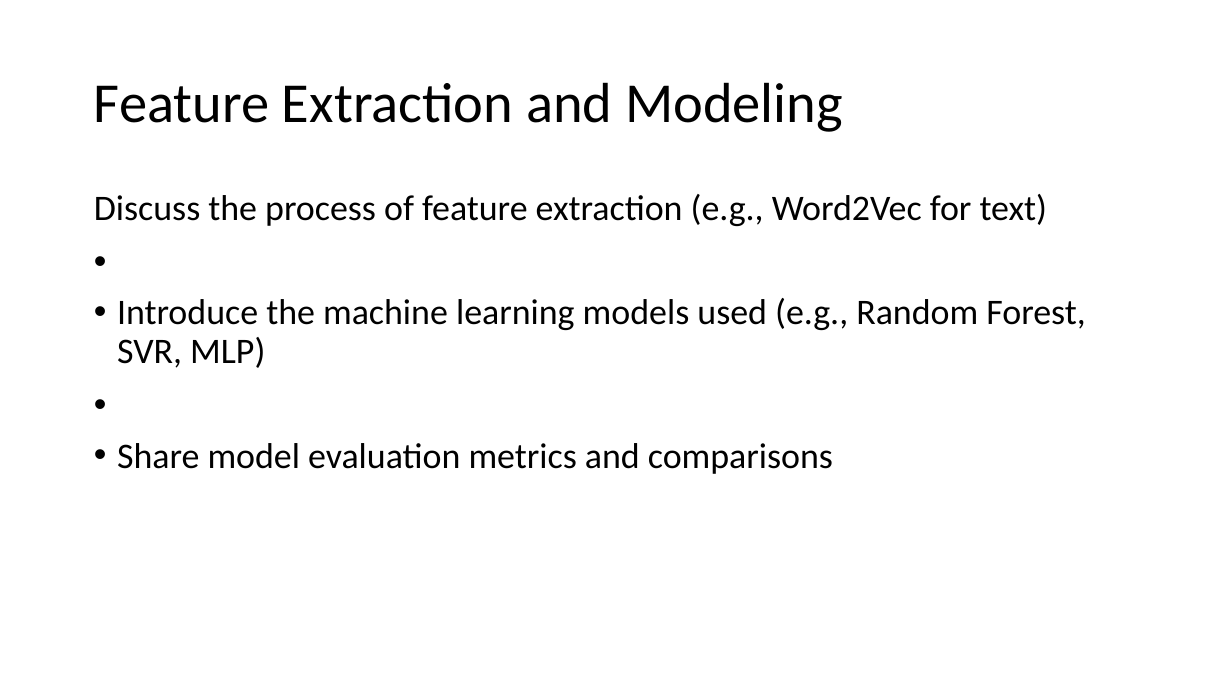
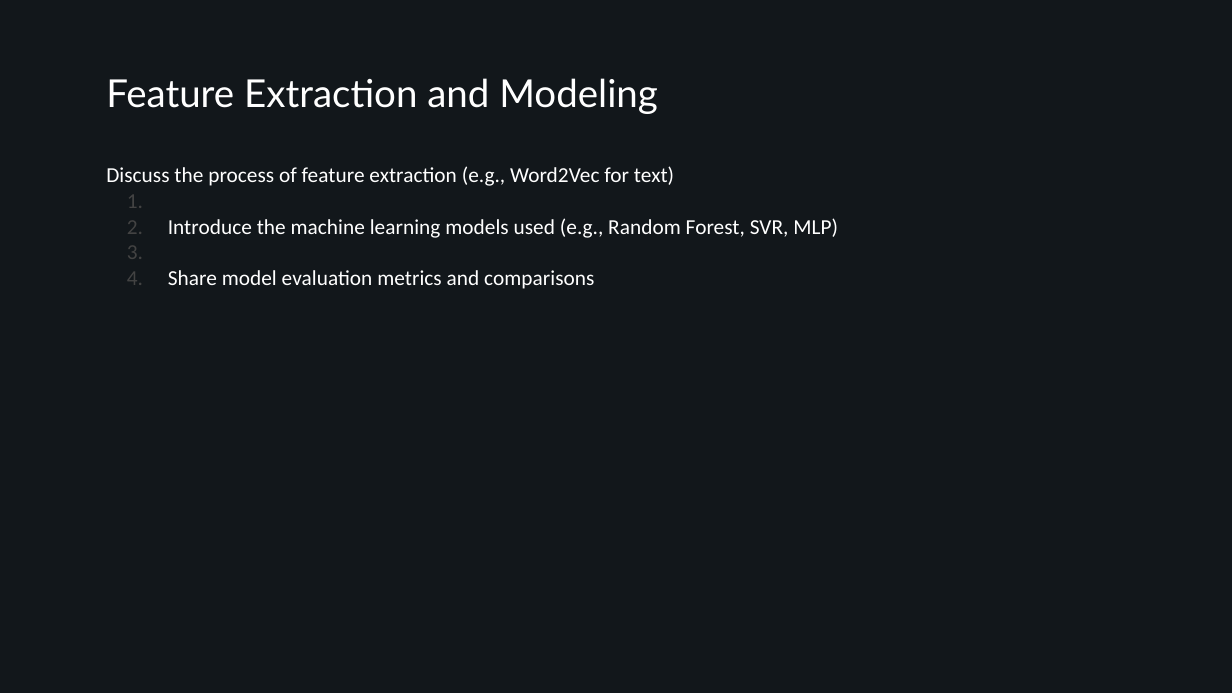
Before and after one commit to AndreaAlberti07/Amazon-books-reviews-ML, a slide deck: slide 13 of presentation/Presentation.pptx (slide 7 before the commit). Drawn at 1232x693 pixels with LibreOffice and Linux fonts; fonts in the diff are those of the drawing; background and template pictures are left out. Boxes give left, top, right and bottom in pixels: in the first picture for what was removed or moved away, otherwise in the second. Text is boxed around its words. In the diff, an @@ line names an element or a change of style, - is before the commit and + after.

```diff
--- a/presentation/Presentation.pptx
+++ b/presentation/Presentation.pptx
@@ background #FFFFFF to #12171B @@
@@ title "Feature Extraction and Modeling": place and size @@
-title "Feature Extraction and Modeling" at (94, 82, 843, 132)
+title "Feature Extraction and Modeling" at (106, 78, 658, 114)
@@ title "Feature Extraction and Modeling" at (106, 78, 658, 114): size 44 to 30 pt, font Calibri to Lato, text colour #000000 to #FFFFFF; line spacing 0.9 to 1; vertical alignment middle to top @@
@@ text "Discuss the process of feature ...": place and size @@
-text "Discuss the process of feature ..." at (94, 194, 1085, 474)
+text "Discuss the process of feature ..." at (106, 166, 838, 289)
@@ text "Discuss the process of feature ..." at (106, 166, 838, 289): size 28 to 16.7 pt, text colour #000000 to #FFFFFF; bullet • to 1.; line spacing 0.9 to 1; less space between paragraphs @@
```
Also in this commit, not shown: 4 other slides changed, 12 slides added, 9 slides removed, 4 other files.
